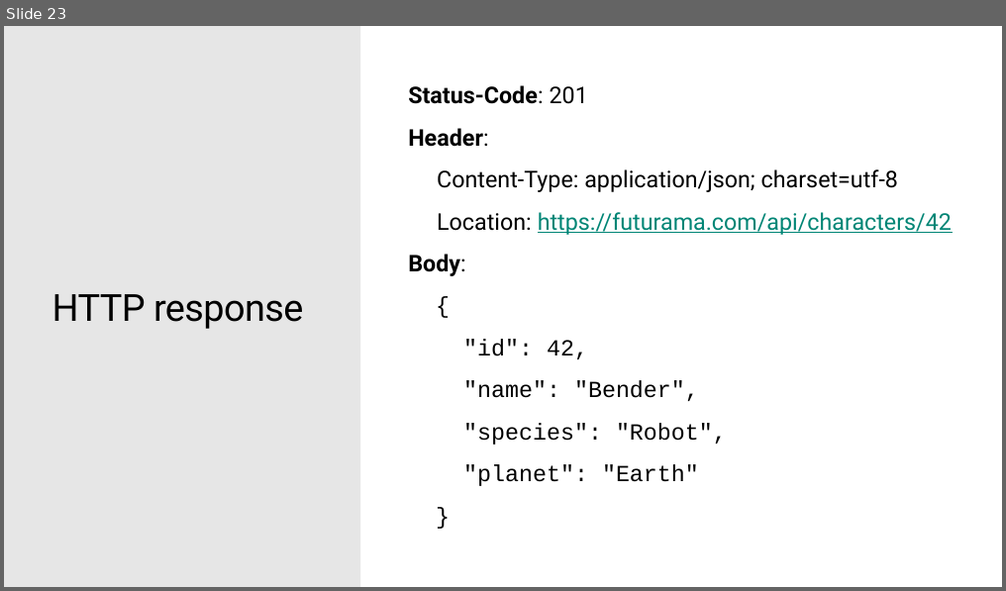
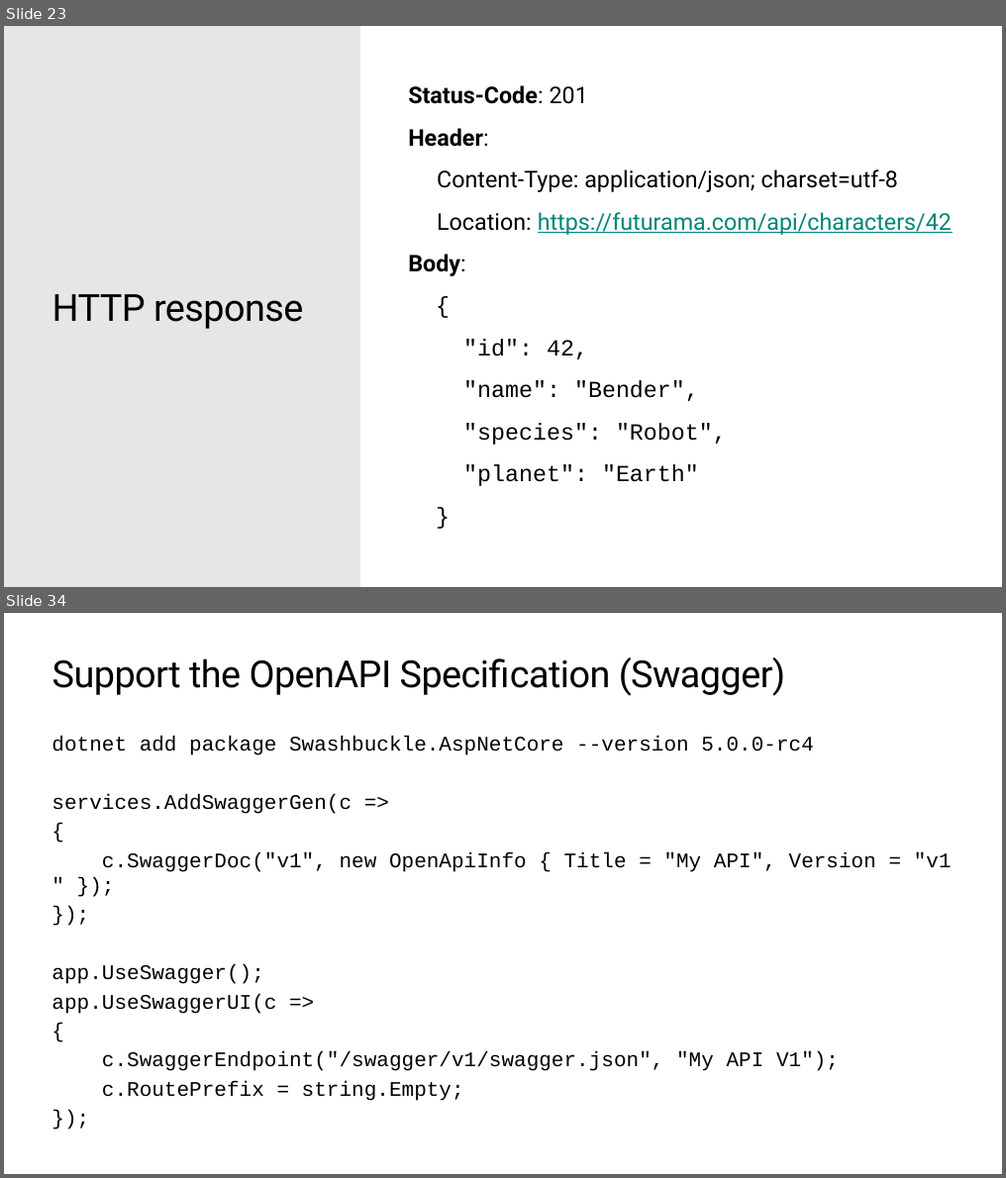
Before and after one commit to ondfisk/BDSA2019, a slide deck: Slides/Lecture09 - JSON and the REST - ASP.NET Core.pptx. Shown one above the other, each under a label of ours: slide 23 before the commit, slides 23 and 34 after it; the slides between them are not shown. The pictures are 1006x591 and 1006x1178 pixels, drawn with LibreOffice and Linux fonts; fonts in the diff are those of the drawing; background and template pictures are left out. Boxes give left, top, right and bottom in pixels: in the first picture for what was removed or moved away, otherwise in the second. Text is boxed around its words. In the diff, an @@ line names an element or a change of style, - is before the commit and + after.

```diff
--- a/Slides/Lecture09 - JSON and the REST - ASP.NET Core.pptx
+++ b/Slides/Lecture09 - JSON and the REST - ASP.NET Core.pptx
@@ slide 34 added at [4,613,1002,1174], background #FFFFFF @@
@@ title added at [53,658,786,696], 36 pt, text #000000 @@
+Support the OpenAPI Specification (Swagger)
@@ text added at [52,736,951,1101], 20 pt, text #000000 @@
+dotnet add package Swashbuckle.AspNetCore --version 5.0.0-rc4
+services.AddSwaggerGen(c =>
+{
+c.SwaggerDoc("v1", new OpenApiInfo { Title = "My API", Version = "v1" });
+});
+app.UseSwagger();
+app.UseSwaggerUI(c =>
+{
+c.SwaggerEndpoint("/swagger/v1/swagger.json", "My API V1");
+c.RoutePrefix = string.Empty;
+});
```
Also in this commit, not shown: 1 slide changed, 12 other slides added, 13 other files.
